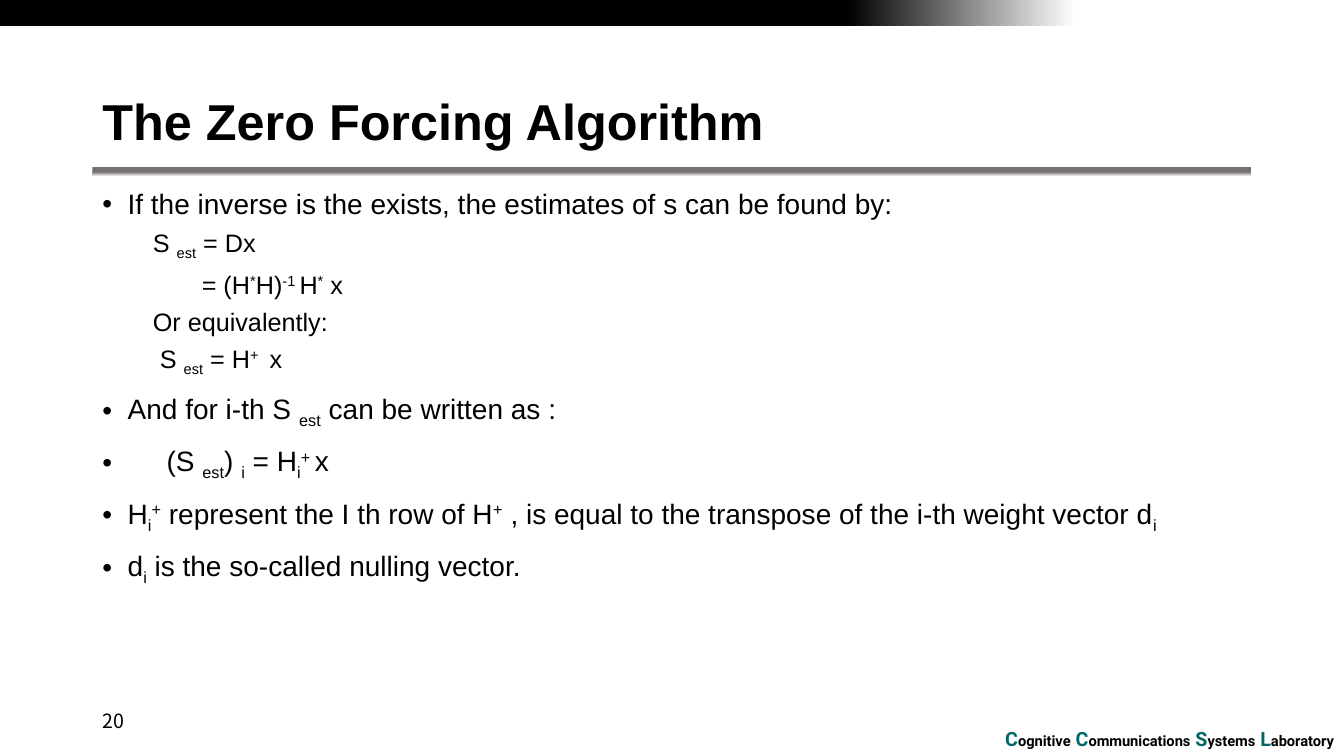
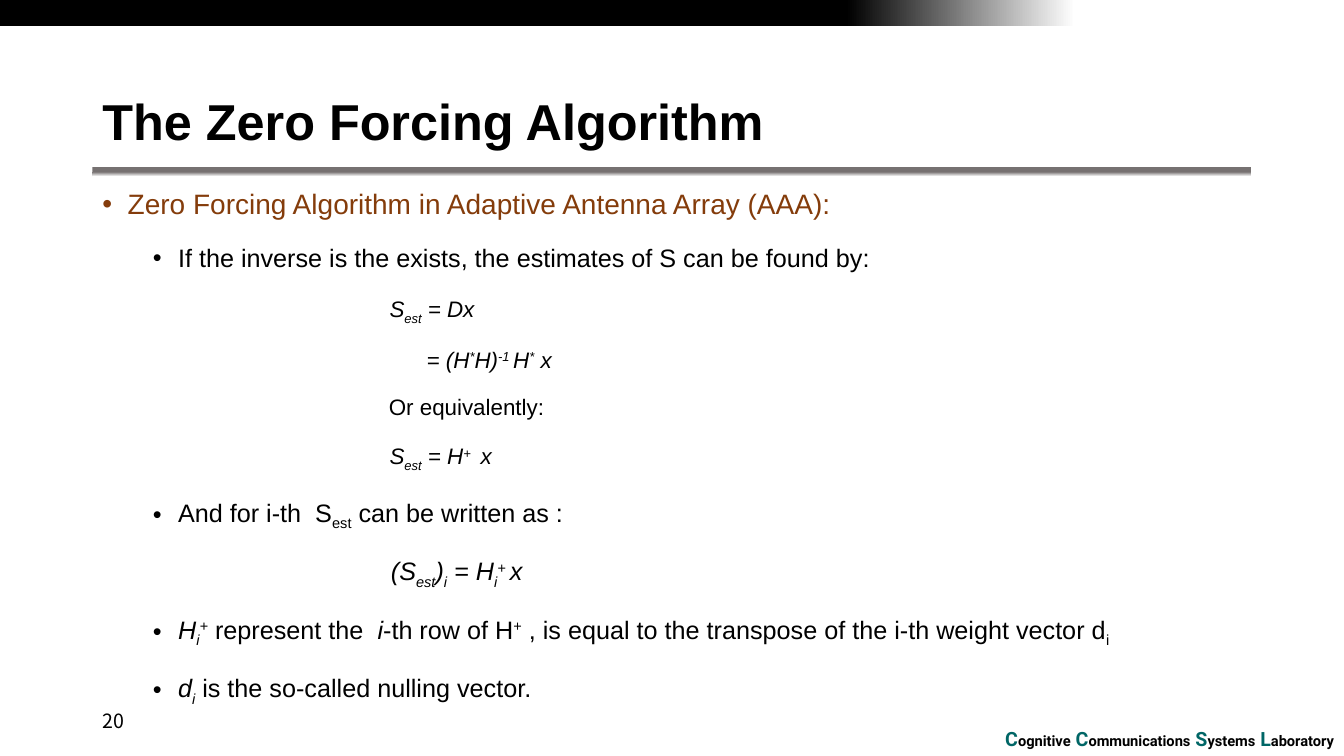
Before and after one commit to RefatHanbat/Presentation-of-SDM, a slide deck: slide 20 of SDM.pptx. Drawn at 1344x756 pixels with LibreOffice and Linux fonts; fonts in the diff are those of the drawing; background and template pictures are left out. Boxes give left, top, right and bottom in pixels: in the first picture for what was removed or moved away, otherwise in the second. Text is boxed around its words. In the diff, an @@ line names an element or a change of style, - is before the commit and + after.

```diff
--- a/SDM.pptx
+++ b/SDM.pptx
@@ text at box(128, 193, 870, 317): text changed; size 20 to 18 pt @@
-• If the inverse is the exists, the estimates of s can be found by:
-  S est = Dx
+• Zero Forcing Algorithm in Adaptive Antenna Array (AAA):
+  • If the inverse is the exists, the estimates of S can be found by:
+    Sest = Dx
@@ text at box(202, 351, 552, 703): size 18 to 16 pt in "= (H*H)-1 H* x", "Or equivalently:"; italic on in "= (H*H)-1 H* x", "di"; size 20 to 18 pt in "di is the so-called nulling vector."; list level 2 to 3 in "= (H*H)-1 H* x"; line spacing 1 to 1.5; list level 2 to 3 in "Or equivalently:"; list level 1 to 2 in "di is the so-called nulling ..." @@
@@ text at box(178, 448, 1085, 645): text changed; size 20 to 18 pt @@
-  S est = H+ x
-• And for i-th S est can be written as :
-• (S est) i = Hi+ x
-• Hi+ represent the I th row of H+ , is equal to the transpose of the i-th weight vector di
+    Sest = H+ x
+  • And for i-th Sest can be written as :
+  (Sest)i = Hi+ x
+  • Hi+ represent the i-th row of H+ , is equal to the transpose of the i-th weight vector di
```
Also in this commit, not shown: 2 other slides changed, 3 slides added.
